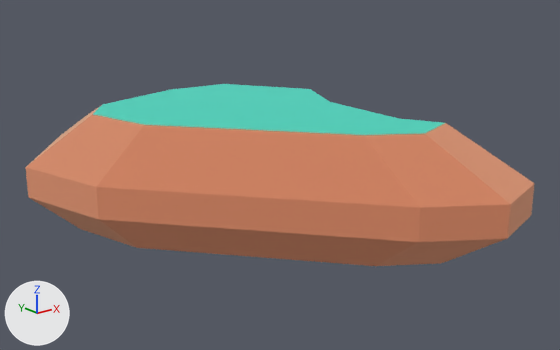
The glTF model assets/props/nature/rock_largeA.glb: old version first, new version second.
Before and after are seen from a camera (50 mm lens) standing at (-0.966, -1.306, 0.578) and looking at (0.046, -0.04, 0.072). The lights are fixed; the arrows at lower left show +X, +Y and +Z. The first picture is the older version. Where no turn or scale is listed for an object, it has been applied to the vertices. Vertices at exactly the same position are counted once.

Objects in the first picture: 'rock_largeA'.
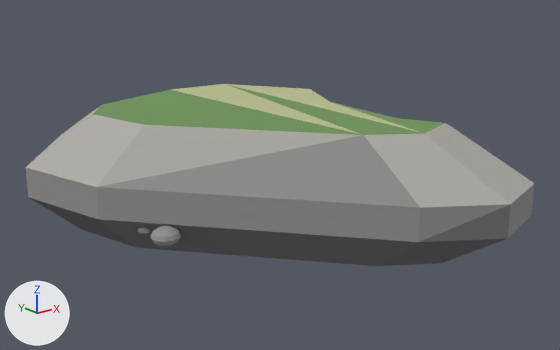
What differs and where, as boxes [x1, y1, x2, y2] in the pictures (560 x 350 px):
part 1 of me_mesh_rock_largea, added: after [150, 226, 181, 246]
part 2 of me_mesh_rock_largea, added: after [137, 227, 152, 236]
part 3 of me_mesh_rock_largea, recoloured: [25, 109, 535, 242] in both
part 4 of me_mesh_rock_largea, recoloured: [26, 105, 534, 208] in both
part 5 of me_mesh_rock_largea, recoloured (darker): [30, 198, 511, 266] in both
part 6 of me_mesh_rock_largea, recoloured (cyan to beige): [171, 84, 422, 135] in both
part 7 of me_mesh_rock_largea, recoloured (cyan to green): [93, 84, 444, 135] in both

Patch to the scene script:
```diff
--- a/assets/props/nature/rock_largeA.glb.py
+++ b/assets/props/nature/rock_largeA.glb.py
@@ mat_stonedark @@
+mat_stonedark = principled_material('stoneDark')
+mat_stonedark.base_color = (0.17, 0.17, 0.18)  # grey #737376
+mat_stonedark.roughness = 0.9
@@ mat_soil @@
+mat_soil = principled_material('soil')
+mat_soil.base_color = (0.025, 0.015, 0.01)  # brown #2c2119
+mat_soil.roughness = 1.0
@@ mat_stonelight @@
+mat_stonelight = principled_material('stoneLight')
+mat_stonelight.base_color = (0.45, 0.43, 0.4)  # grey #b3afaa
+mat_stonelight.roughness = 0.9
@@ mat_lichen @@
+mat_lichen = principled_material('lichen')
+mat_lichen.base_color = (0.5, 0.52, 0.28)  # beige #bcbf90
+mat_lichen.roughness = 0.95
@@ mat_stonemid @@
+mat_stonemid = principled_material('stoneMid')
+mat_stonemid.base_color = (0.3, 0.29, 0.28)  # grey #959390
+mat_stonemid.roughness = 0.9
@@ mat_moss @@
+mat_moss = principled_material('moss')
+mat_moss.base_color = (0.16, 0.3, 0.1)  # green #6f9559
+mat_moss.roughness = 0.95
@@ me_mesh_rock_largea @@
 # used by ob_rock_largea; location = (0.0, 0.0, -0.05)
-me_mesh_rock_largea.from_pydata(...)  # 42 vertices, 80 faces; spans x -0.392..0.392, y -0.508..0.508, z 0.0..0.26
+me_mesh_rock_largea.from_pydata(...)  # 562 vertices, 1084 faces; spans x -0.392..0.392, y -0.508..0.508, z 0.0..0.26
+# me_mesh_rock_largea part 1: a new loose piece, a UV sphere (12 segments, 6 rings, poles along z) spanning x -0.281..-0.22, y -0.081..-0.02, z 0.038..0.074, in mat_stonemid (grey #959390)
+# me_mesh_rock_largea part 2: a new loose piece, a UV sphere (12 segments, 6 rings, poles along z) spanning x -0.279..-0.247, y -0.008..0.024, z 0.044..0.063, in mat_stonedark (grey #737376)
+# me_mesh_rock_largea part 3: 22 faces spanning x -0.392..0.392, y -0.508..0.508, z 0.076..0.26 switch from mat_dirt (beige #f2be9e) to mat_stonemid (grey #959390)
+# me_mesh_rock_largea part 4: 18 faces spanning x -0.392..0.392, y -0.508..0.508, z 0.144..0.26 switch from mat_dirt (beige #f2be9e) to mat_stonelight (grey #b3afaa)
+# me_mesh_rock_largea part 5: 30 faces spanning x -0.392..0.392, y -0.508..0.508, z 0.0..0.144 switch from mat_dirt (beige #f2be9e) to mat_stonedark (grey #737376)
+# me_mesh_rock_largea part 6: 3 faces spanning x -0.002..0.271, y -0.35..0.33, z 0.26 switch from mat_grass (cyan #73eddd) to mat_lichen (beige #bcbf90)
+# me_mesh_rock_largea part 7: 6 faces spanning x -0.271..0.253, y -0.35..0.33, z 0.26 switch from mat_grass (cyan #73eddd) to mat_moss (green #6f9559)
+# other edits to the shape of me_mesh_rock_largea do not show in these pictures
+me_mesh_rock_largea.materials.append(mat_soil)  # brown #2c2119
@@ ob_tmpparent @@
-ob_tmpparent = bpy.data.objects.new('tmpParent', None)
-ob_tmpparent.location = (0.0, 0.0, 0.0)
```
